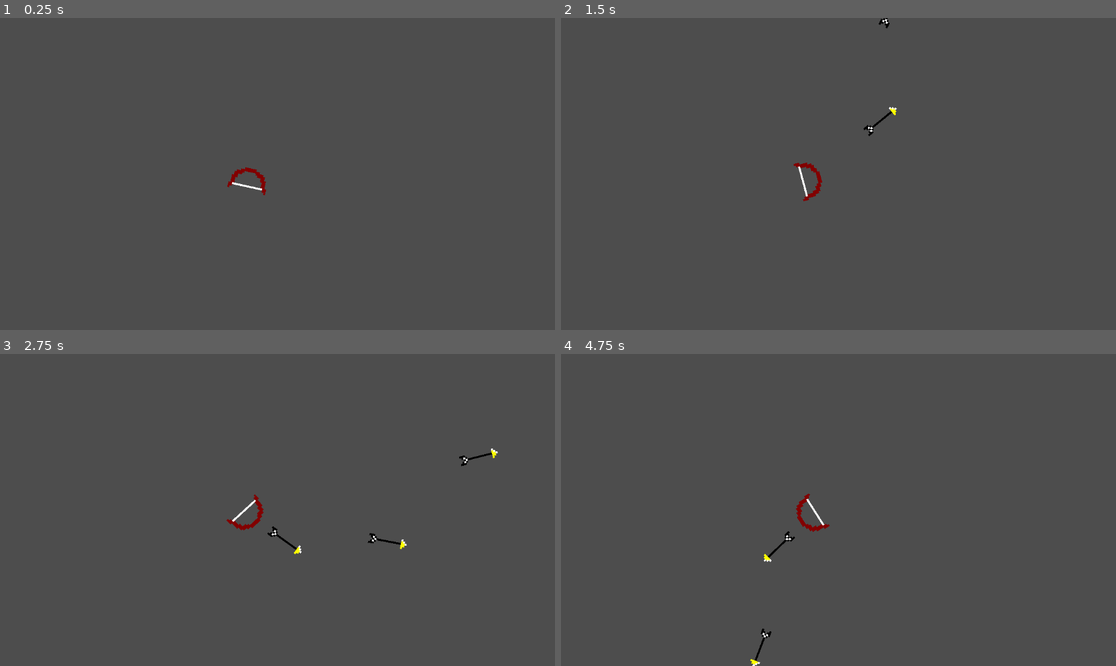
Above: before the commit, frames 1-4 (two rows, left to right).
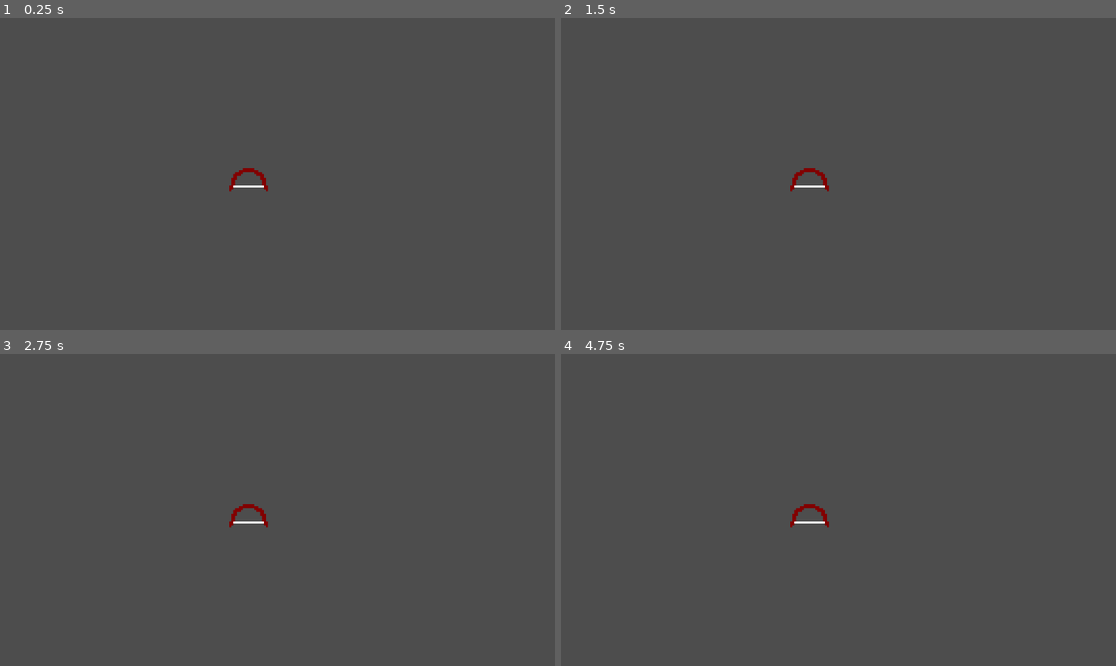
Above: after the commit, the same moments.

Repository: ajnsoriano/Bowman
Game: Godot game, scene res://Scenes/main.tscn
The game is run twice, just before and just after one commit, with the same random seed, the same clock (stepped at 60 frames per second) and the same inputs. The project has no main scene, so this scene is started directly.
Inputs (mouse positions are in pixels of both pictures, inside the frame that each line leads up to):
- Up to frame 1 (0.25 s): no input
- Up to frame 2 (1.5 s): move the mouse to (960, 158) at 0.52 s; click (960, 158) at 0.6 s; move the mouse to (727, 189) at 1.27 s; click (727, 189) at 1.35 s
- Up to frame 3 (2.75 s): move the mouse to (333, 441) at 2.02 s; click (333, 441) at 2.1 s
- Up to frame 4 (4.75 s): move the mouse to (810, 572) at 2.77 s; click (810, 572) at 2.85 s; move the mouse to (1005, 556) at 3.52 s; click (1005, 556) at 3.6 s; move the mouse to (672, 463) at 4.27 s; click (672, 463) at 4.35 s

The runs differ from the first frame. In frame 1, 0.2% of the frame differs, in the area x 40-49%, y 47-57%; in frame 2, 0.4%; in frame 3, 0.6%, in the area x 40-90%, y 30-65%; in frame 4, 0.5%.

Commit message:
Changed bow shooting to use a state machine

Diff:
--- a/my-bowman/Scenes/main.tscn
+++ b/my-bowman/Scenes/main.tscn
@@ -1,9 +1,18 @@
-[gd_scene load_steps=13 format=3 uid="uid://rqjatkg4fc2d"]
+[gd_scene load_steps=27 format=3 uid="uid://rqjatkg4fc2d"]
 
 [ext_resource type="Texture2D" uid="uid://wehilybaalvd" path="res://Art/Bow_sprite-Sheet.png" id="1_hhj1c"]
 [ext_resource type="Script" path="res://Scripts/bow.gd" id="1_xo03o"]
+[ext_resource type="Texture2D" uid="uid://cirb2qlp1lfih" path="res://Art/only_bow.png" id="2_sihro"]
+[ext_resource type="Script" path="res://Scenes/state_machine.gd" id="3_qwid8"]
+[ext_resource type="Script" path="res://Scripts/bow_idle.gd" id="4_cmq4q"]
+[ext_resource type="Script" path="res://Scripts/bow_draw.gd" id="5_rw02v"]
+[ext_resource type="Script" path="res://Scripts/bow_shoot.gd" id="6_c2e2l"]
 
-[sub_resource type="AtlasTexture" id="AtlasTexture_s30r7"]
+[sub_resource type="AtlasTexture" id="AtlasTexture_ajpis"]
+atlas = ExtResource("2_sihro")
+region = Rect2(0, 0, 32, 32)
+
+[sub_resource type="AtlasTexture" id="AtlasTexture_u64ap"]
 atlas = ExtResource("1_hhj1c")
 region = Rect2(0, 0, 32, 32)
 
@@ -39,14 +48,54 @@
 atlas = ExtResource("1_hhj1c")
 region = Rect2(224, 0, 32, 32)
 
+[sub_resource type="AtlasTexture" id="AtlasTexture_euy8c"]
+atlas = ExtResource("1_hhj1c")
+region = Rect2(0, 0, 32, 32)
+
+[sub_resource type="AtlasTexture" id="AtlasTexture_4eby5"]
+atlas = ExtResource("1_hhj1c")
+region = Rect2(32, 0, 32, 32)
+
+[sub_resource type="AtlasTexture" id="AtlasTexture_xslje"]
+atlas = ExtResource("1_hhj1c")
+region = Rect2(64, 0, 32, 32)
+
+[sub_resource type="AtlasTexture" id="AtlasTexture_brll0"]
+atlas = ExtResource("1_hhj1c")
+region = Rect2(96, 0, 32, 32)
+
+[sub_resource type="AtlasTexture" id="AtlasTexture_q6p64"]
+atlas = ExtResource("1_hhj1c")
+region = Rect2(128, 0, 32, 32)
+
+[sub_resource type="AtlasTexture" id="AtlasTexture_0y73k"]
+atlas = ExtResource("1_hhj1c")
+region = Rect2(160, 0, 32, 32)
+
+[sub_resource type="AtlasTexture" id="AtlasTexture_uf0l5"]
+atlas = ExtResource("1_hhj1c")
+region = Rect2(192, 0, 32, 32)
+
+[sub_resource type="AtlasTexture" id="AtlasTexture_h86s7"]
+atlas = ExtResource("1_hhj1c")
+region = Rect2(224, 0, 32, 32)
+
 [sub_resource type="SpriteFrames" id="SpriteFrames_xn3si"]
 animations = [{
 "frames": [{
 "duration": 1.0,
-"texture": SubResource("AtlasTexture_s30r7")
+"texture": SubResource("AtlasTexture_ajpis")
 }],
 "loop": true,
 "name": &"default",
+"speed": 5.0
+}, {
+"frames": [{
+"duration": 1.0,
+"texture": SubResource("AtlasTexture_u64ap")
+}],
+"loop": true,
+"name": &"default_w_arrow",
 "speed": 5.0
 }, {
 "frames": [{
@@ -74,9 +123,38 @@
 "duration": 1.0,
 "texture": SubResource("AtlasTexture_x61qi")
 }],
+"loop": false,
+"name": &"draw",
+"speed": 8.0
+}, {
+"frames": [{
+"duration": 1.0,
+"texture": SubResource("AtlasTexture_euy8c")
+}, {
+"duration": 1.0,
+"texture": SubResource("AtlasTexture_4eby5")
+}, {
+"duration": 1.0,
+"texture": SubResource("AtlasTexture_xslje")
+}, {
+"duration": 1.0,
+"texture": SubResource("AtlasTexture_brll0")
+}, {
+"duration": 1.0,
+"texture": SubResource("AtlasTexture_q6p64")
+}, {
+"duration": 1.0,
+"texture": SubResource("AtlasTexture_0y73k")
+}, {
+"duration": 1.0,
+"texture": SubResource("AtlasTexture_uf0l5")
+}, {
+"duration": 1.0,
+"texture": SubResource("AtlasTexture_h86s7")
+}],
 "loop": true,
-"name": &"new_animation",
-"speed": 8.0
+"name": &"draw_w_arrow",
+"speed": 5.0
 }]
 
 [node name="main" type="Node2D"]
@@ -85,13 +163,27 @@
 [node name="bow" type="Node2D" parent="."]
 script = ExtResource("1_xo03o")
 
-[node name="Timer" type="Timer" parent="bow"]
-wait_time = 0.5
-autostart = true
-
 [node name="AnimatedSprite2D" type="AnimatedSprite2D" parent="bow"]
 rotation = -1.5708
 sprite_frames = SubResource("SpriteFrames_xn3si")
-frame_progress = 0.887651
+animation = &"default_w_arrow"
 
-[connection signal="timeout" from="bow/Timer" to="bow" method="_on_timer_timeout"]
+[node name="State Machine" type="Node" parent="bow" node_paths=PackedStringArray("initial_state")]
+script = ExtResource("3_qwid8")
+initial_state = NodePath("bow_idle")
+
+[node name="bow_idle" type="Node" parent="bow/State Machine" node_paths=PackedStringArray("animated_sprite_2d")]
+script = ExtResource("4_cmq4q")
+animated_sprite_2d = NodePath("../../AnimatedSprite2D")
+
+[node name="bow_draw" type="Node" parent="bow/State Machine"]
+script = ExtResource("5_rw02v")
+
+[node name="Draw Timer" type="Timer" parent="bow/State Machine/bow_draw"]
+one_shot = true
+
+[node name="bow_shoot" type="Node" parent="bow/State Machine" node_paths=PackedStringArray("bow")]
+script = ExtResource("6_c2e2l")
+bow = NodePath("../..")
+
+[connection signal="timeout" from="bow/State Machine/bow_draw/Draw Timer" to="bow/State Machine/bow_draw" method="_on_draw_timer_timeout"]
--- /dev/null
+++ b/my-bowman/Scenes/state_machine.gd
@@ -0,0 +1,39 @@
+extends Node
+
+@export var initial_state : State
+
+var current_state : State
+var states : Dictionary = {}
+
+func _ready() -> void:
+	for child in get_children():
+		if child is State:
+			states[child.name.to_lower()] = child
+			child.Transitioned.connect(on_child_transition)
+
+	if initial_state:
+		initial_state.Enter()
+		current_state = initial_state
+
+func _process(delta: float) -> void:
+	if current_state:
+		current_state.Update(delta)
+
+func _physics_process(delta: float) -> void:
+	if current_state:
+		current_state.Physics_Update(delta)
+
+func on_child_transition(state, new_state_name):
+	if state != current_state:
+		return
+
+	var new_state = states.get(new_state_name.to_lower())
+	if !new_state:
+		return
+
+	if current_state:
+		current_state.Exit()
+
+	new_state.Enter()
+
+	current_state = new_state
--- /dev/null
+++ b/my-bowman/Scripts/State.gd
@@ -0,0 +1,16 @@
+extends Node
+class_name State
+
+signal Transitioned
+
+func Enter():
+	pass
+
+func Exit():
+	pass
+
+func Update(_delta: float):
+	pass
+
+func Physics_Update(_delta: float):
+	pass
--- a/my-bowman/Scripts/bow.gd
+++ b/my-bowman/Scripts/bow.gd
@@ -2,6 +2,8 @@
 
 @onready var main = get_tree().get_root().get_node("main")
 @onready var arrow = load("res://Scenes/arrow.tscn")
+
+
 # Called when the node enters the scene tree for the first time.
 func _ready() -> void:
 	#shoot()
@@ -13,12 +15,13 @@
 	instance.spawnPos = global_position
 	instance.spawnRot = rotation
 	main.add_child.call_deferred(instance)
+	#$AnimatedSprite2D.play("default")
+
 
 func _physics_process(delta: float) -> void:
-	rotation_degrees += 50 * delta
-
-
-
-
-func _on_timer_timeout() -> void:
-	shoot()
+	#if (Input.is_action_just_pressed("Draw")):
+		#$"Draw Timer".start()
+		#$AnimatedSprite2D.play('draw')
+	#else:
+		#$AnimatedSprite2D.play("default")
+	pass
--- /dev/null
+++ b/my-bowman/Scripts/bow_draw.gd
@@ -0,0 +1,28 @@
+extends State
+class_name bow_draw
+
+@onready var animated_sprite_2d: AnimatedSprite2D = $"../../AnimatedSprite2D"
+var fully_drawn = false
+
+func Enter():
+	animated_sprite_2d.play('draw')
+	$"Draw Timer".start()
+	pass
+
+func Update(delta: float):
+	pass
+
+func Physics_Update(delta: float):
+	if Input.is_action_just_released("Draw"):
+		if fully_drawn:
+			print("SHOOT")
+			Transitioned.emit(self, "bow_shoot")
+			fully_drawn = false
+
+		else:
+			Transitioned.emit(self, "bow_idle")
+			$"Draw Timer".stop()
+
+func _on_draw_timer_timeout() -> void:
+	fully_drawn = true
+	pass # Replace with function body.
--- /dev/null
+++ b/my-bowman/Scripts/bow_idle.gd
@@ -0,0 +1,17 @@
+extends State
+class_name bow_idle
+
+@export var animated_sprite_2d : AnimatedSprite2D
+
+var first_pass = true
+
+func Enter():
+	animated_sprite_2d.play("default")
+	#animated_sprite_2d.play("default_w_arrow")
+	#pass
+func Update(delta: float):
+	pass
+
+func Physics_Update(delta: float):
+	if (Input.is_action_just_pressed("Draw")):
+		Transitioned.emit(self, "bow_draw")
--- /dev/null
+++ b/my-bowman/Scripts/bow_shoot.gd
@@ -0,0 +1,23 @@
+extends State
+class_name bow_shoot
+
+@onready var main = get_tree().get_root().get_node("main")
+@onready var arrow = load("res://Scenes/arrow.tscn")
+
+@export var bow : Node2D
+
+func Enter():
+	shoot()
+
+func Update(delta: float):
+	Transitioned.emit(self, "bow_idle")
+
+func Physics_Update(delta: float):
+	pass
+
+func shoot():
+	var instance = arrow.instantiate()
+	instance.direction = bow.rotation
+	instance.spawnPos = bow.global_position
+	instance.spawnRot = bow.rotation
+	main.add_child.call_deferred(instance)
Binary file changed: my-bowman/Art/Bow_sprite-Sheet.png
Binary file added: my-bowman/Art/only_bow.png
Not shown, added: my-bowman/Art/only_bow.png.import
